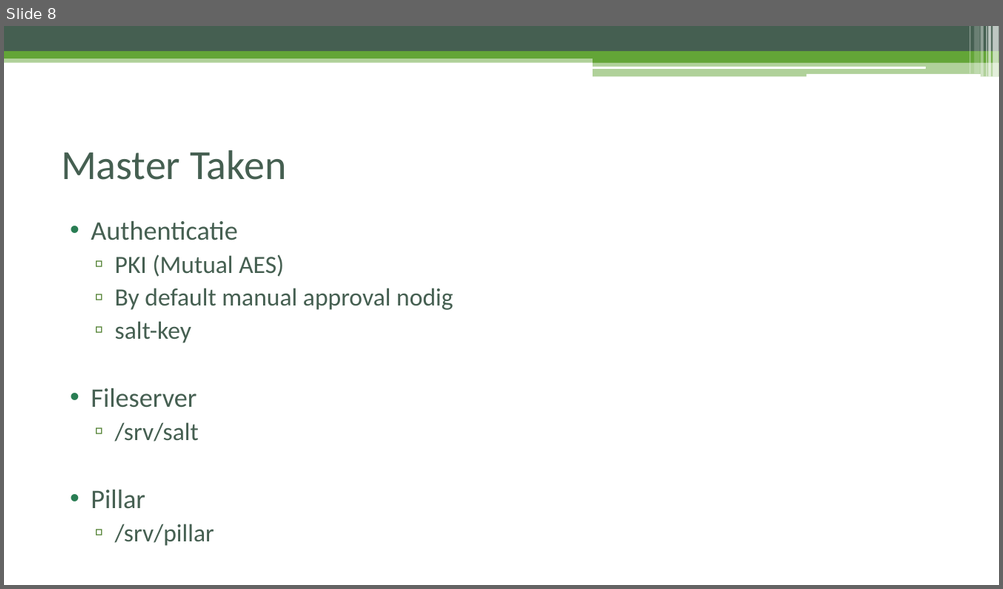
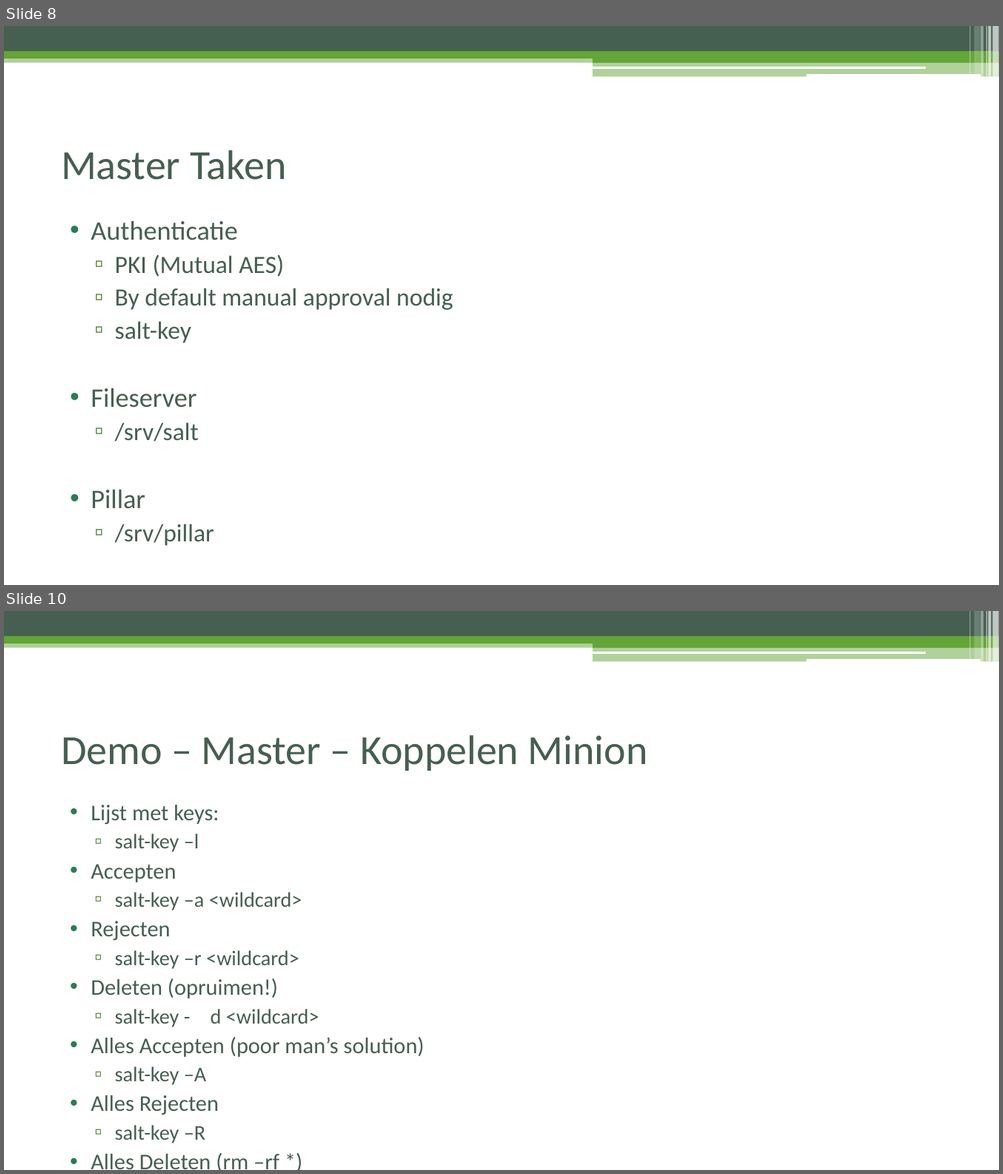
Before and after one commit to FireDrunk/salt-training, a slide deck: presentation.pptx. Shown one above the other, each under a label of ours: slide 8 before the commit, slides 8 and 10 after it; the slides between them are not shown. The pictures are 1003x589 and 1003x1174 pixels, drawn with LibreOffice and Linux fonts; fonts in the diff are those of the drawing. Boxes give left, top, right and bottom in pixels: in the first picture for what was removed or moved away, otherwise in the second. Text is boxed around its words. In the diff, an @@ line names an element or a change of style, - is before the commit and + after.

```diff
--- a/presentation.pptx
+++ b/presentation.pptx
@@ slide 10 added at [4,611,999,1170], background #FFFFFF; not listed: 13 template elements that a slide beside it also shows @@
@@ title added at [61,735,648,771], 40 pt, text #455F51 @@
+Demo – Master – Koppelen Minion
@@ text added at [91,805,424,1170], 21.7 pt, text #455F51 @@
+• Lijst met keys:
+  ▫ salt-key –l
+• Accepten
+  ▫ salt-key –a <wildcard>
+• Rejecten
+  ▫ salt-key –r <wildcard>
+• Deleten (opruimen!)
+  ▫ salt-key - d <wildcard>
+• Alles Accepten (poor man’s solution)
+  ▫ salt-key –A
+• Alles Rejecten
+  ▫ salt-key –R
+• Alles Deleten (rm –rf *)
+  ▫ salt-key -D
```
Also in this commit, not shown: 1 slide changed, 12 other slides added, 12 slides removed, 1 other file.
